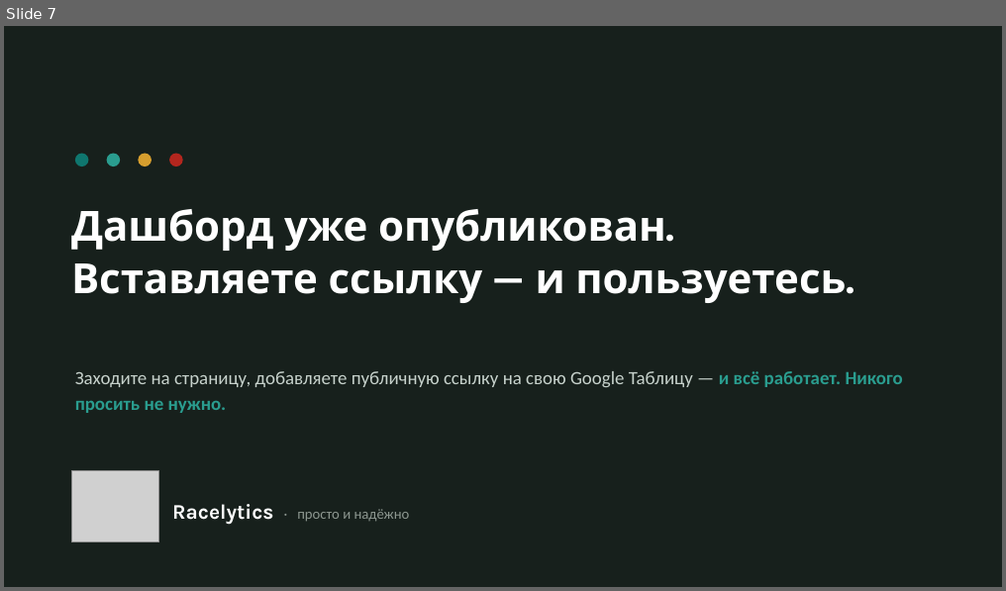
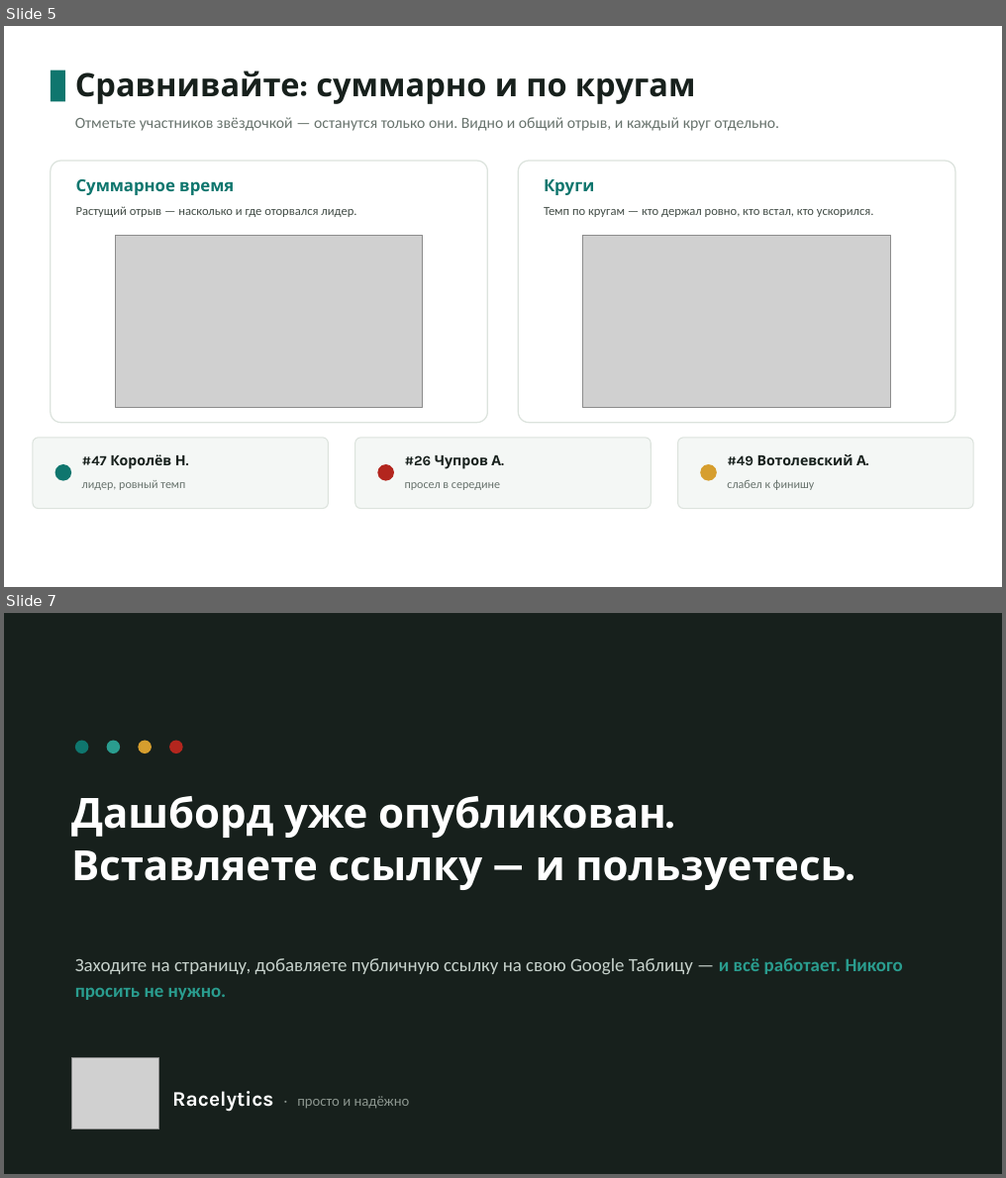
Before and after one commit to ken48/racelytics, a slide deck: Racelytics.pptx. Shown one above the other, each under a label of ours: slide 7 before the commit, slides 5 and 7 after it; the slides between them are not shown. The pictures are 1006x591 and 1006x1178 pixels, drawn with LibreOffice and Linux fonts; fonts in the diff are those of the drawing; grey boxes stand for pictures. Boxes give left, top, right and bottom in pixels: in the first picture for what was removed or moved away, otherwise in the second. Text is boxed around its words. In the diff, an @@ line names an element or a change of style, - is before the commit and + after.

```diff
--- a/Racelytics.pptx
+++ b/Racelytics.pptx
@@ slide 5 added at box(4, 26, 1002, 587), background #FFFFFF @@
@@ rectangle added at box(51, 71, 65, 101), fill #0F766E @@
@@ text added at box(75, 71, 696, 104), 31 pt, text #17201C, bold @@
+Сравнивайте: суммарно и по кругам
@@ text added at box(75, 117, 779, 131), 15 pt, text #68736D @@
+Отметьте участников звёздочкой — останутся только они. Видно и общий отрыв, и каждый круг отдельно.
@@ rounded rectangle added at box(51, 161, 487, 423), fill #FFFFFF, outline #DCE3DD 1.2 pt @@
@@ rounded rectangle added at box(519, 161, 955, 423), fill #FFFFFF, outline #DCE3DD 1.2 pt @@
@@ text added at box(76, 179, 234, 195), 16 pt, text #0F766E, bold @@
+Суммарное время
@@ text added at box(544, 179, 594, 195), 16 pt, text #0F766E, bold @@
+Круги
@@ text added at box(76, 206, 356, 217), 12 pt, text #434D47 @@
+Растущий отрыв — насколько и где оторвался лидер.
@@ text added at box(544, 207, 874, 217), 12 pt, text #434D47 @@
+Темп по кругам — кто держал ровно, кто встал, кто ускорился.
@@ picture added at box(116, 236, 423, 408) @@
@@ picture added at box(583, 236, 891, 408) @@
@@ rounded rectangle added at box(33, 438, 328, 509), fill #F4F7F5, outline #DCE3DD 1 pt @@
@@ rounded rectangle added at box(355, 438, 650, 509), fill #F4F7F5, outline #DCE3DD 1 pt @@
@@ rounded rectangle added at box(678, 438, 973, 509), fill #F4F7F5, outline #DCE3DD 1 pt @@
@@ ellipse added at box(54, 465, 71, 481), fill #0F766E @@
@@ text added at box(82, 455, 186, 470), 13.5 pt, text #17201C, bold @@
+#47 Королёв Н.
@@ ellipse added at box(377, 465, 394, 481), fill #B3261E @@
@@ text added at box(405, 456, 501, 470), 13.5 pt, text #17201C, bold @@
+#26 Чупров А.
@@ ellipse added at box(700, 465, 717, 481), fill #D69E2E @@
@@ text added at box(727, 455, 866, 466), 13.5 pt, text #17201C, bold @@
+#49 Вотолевский А.
@@ text added at box(82, 480, 185, 490), 11.5 pt, text #68736D @@
+лидер, ровный темп
@@ text added at box(405, 482, 500, 490), 11.5 pt, text #68736D @@
+просел в середине
@@ text added at box(727, 480, 814, 490), 11.5 pt, text #68736D @@
+слабел к финишу
```
Also in this commit, not shown: 3 slides changed, 1 slide removed.
